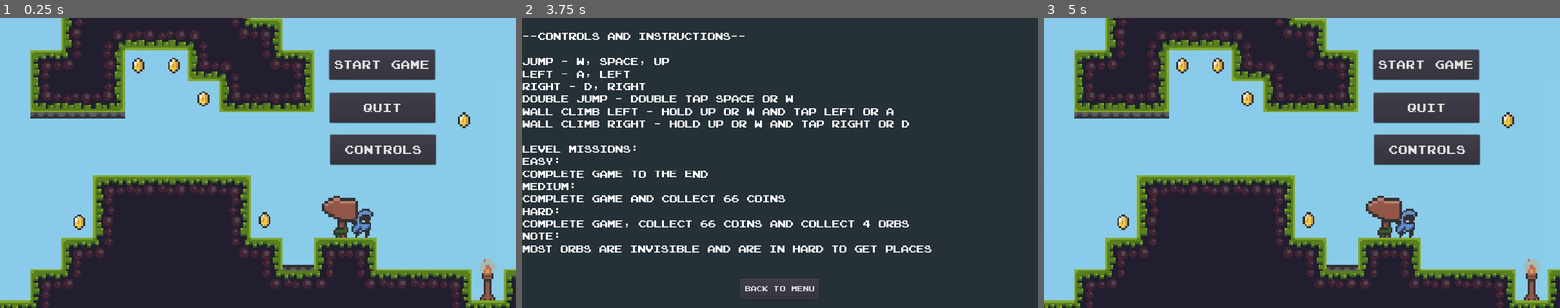
Above: before the commit, frames 1-3 (left to right).
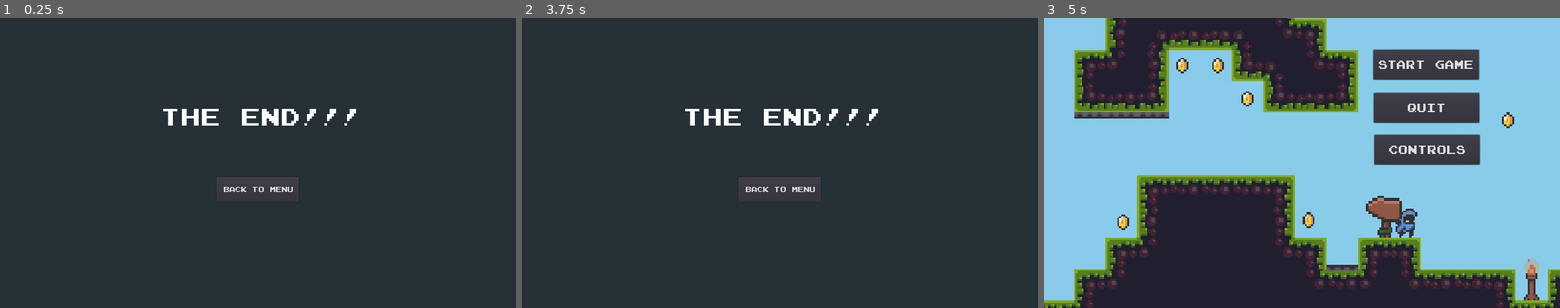
Above: after the commit, the same moments.

Repository: emmhig10/Godot.Emmanuel
Game: Godot game, scene res://World.tscn
Same seed, same stepped clock (60 frames per second), same inputs: the game is played once before the commit and once after it.
Inputs (mouse positions are in pixels of both pictures, inside the frame that each line leads up to):
- Up to frame 1 (0.25 s): no input
- Up to frame 2 (3.75 s): click (780, 189) at 0.5 s, where only the run after the commit has a clickable "Back to Menu"; click "Start Game" at 1.25 s; click (903, 64) at 2 s, where only the run before the commit has a clickable "Start Game"; click (903, 64) at 2.75 s, where only the run before the commit has a clickable "Start Game"; click (903, 148) at 3.5 s, where only the run before the commit has a clickable "Controls"
- Up to frame 3 (5 s): click "Back to Menu" at 4.25 s

The runs differ from the first frame. In frame 1, 69% of the frame differs, in the area x 0-100%, y 0-100%; in frame 2, 7.7%; in frame 3, nothing differs.

Commit message:
Need to figure out changes between title screen, game and end of game

Diff:
--- /dev/null
+++ b/End Of Game.gd
@@ -0,0 +1,6 @@
+extends Control
+
+
+
+func _on_Button_pressed():
+	get_tree().change_scene("res://Tittle screen.tscn")
--- /dev/null
+++ b/End Of Game.tscn
@@ -0,0 +1,35 @@
+[gd_scene load_steps=5 format=2]
+
+[ext_resource path="res://other Assets/joystix monospace.ttf" type="DynamicFontData" id=1]
+[ext_resource path="res://End Of Game.gd" type="Script" id=2]
+
+[sub_resource type="DynamicFont" id=1]
+size = 60
+font_data = ExtResource( 1 )
+
+[sub_resource type="DynamicFont" id=2]
+size = 18
+font_data = ExtResource( 1 )
+
+[node name="End Of Game" type="Control"]
+anchor_right = 1.0
+anchor_bottom = 1.0
+script = ExtResource( 2 )
+
+[node name="Label" type="Label" parent="."]
+margin_left = 398.0
+margin_top = 208.0
+margin_right = 898.0
+margin_bottom = 280.0
+custom_fonts/font = SubResource( 1 )
+text = "THE END!!!"
+
+[node name="Button" type="Button" parent="."]
+margin_left = 538.0
+margin_top = 395.0
+margin_right = 741.0
+margin_bottom = 457.0
+custom_fonts/font = SubResource( 2 )
+text = "Back to Menu"
+
+[connection signal="pressed" from="Button" to="." method="_on_Button_pressed"]
--- a/End_Door.gd
+++ b/End_Door.gd
@@ -1,6 +1,4 @@
 extends Node2D
 
-
-
 func _on_exit_body_entered(body):
-	get_tree().change_scene("res://Tittle screen.tscn")
+	get_tree().change_scene("res://End of Game.tscn")
--- a/End_Door.tscn
+++ b/End_Door.tscn
@@ -4,7 +4,7 @@
 [ext_resource path="res://End_Door.gd" type="Script" id=2]
 
 [sub_resource type="RectangleShape2D" id=1]
-extents = Vector2( 4, 7.5 )
+extents = Vector2( 8, 9.5 )
 
 [node name="End_Door" type="Node2D"]
 script = ExtResource( 2 )
@@ -14,8 +14,8 @@
 
 [node name="exit" type="Area2D" parent="Door"]
 
-[node name="CollisionShape_Exit" type="CollisionShape2D" parent="Door/exit"]
-position = Vector2( 0, 4.5 )
+[node name="CollisionShape2D" type="CollisionShape2D" parent="Door/exit"]
+position = Vector2( 0, 2.5 )
 shape = SubResource( 1 )
 
 [connection signal="body_entered" from="Door/exit" to="." method="_on_exit_body_entered"]
--- a/World.tscn
+++ b/World.tscn
@@ -583,7 +583,10 @@
 script = ExtResource( 3 )
 
 [node name="player" parent="." instance=ExtResource( 1 )]
-position = Vector2( -313, 152 )
+position = Vector2( -332, 151 )
+
+[node name="End_Door" parent="." instance=ExtResource( 19 )]
+position = Vector2( -440, 164 )
 
 [node name="tiki torch" parent="." instance=ExtResource( 14 )]
 position = Vector2( 934, -76 )
@@ -1230,9 +1233,9 @@
 margin_bottom = 41.0
 
 [node name="label" type="Label" parent="CanvasLayer/Control"]
-margin_left = 1033.0
+margin_left = 948.0
 margin_top = 27.0
-margin_right = 1258.0
+margin_right = 1173.0
 margin_bottom = 63.0
 custom_fonts/font = SubResource( 25 )
 text = "coins: 00"
@@ -1808,9 +1811,6 @@
 
 [node name="SpikeTrap170" parent="SpikeTrap" instance=ExtResource( 5 )]
 position = Vector2( -224.001, -222.999 )
-
-[node name="End_Door" parent="." instance=ExtResource( 19 )]
-position = Vector2( -440, 164 )
 
 [connection signal="coin_collected" from="COIN" to="." method="_on_COIN_coin_collected"]
 [connection signal="coin_collected" from="COIN/COIN5" to="." method="_on_COIN_coin_collected"]
